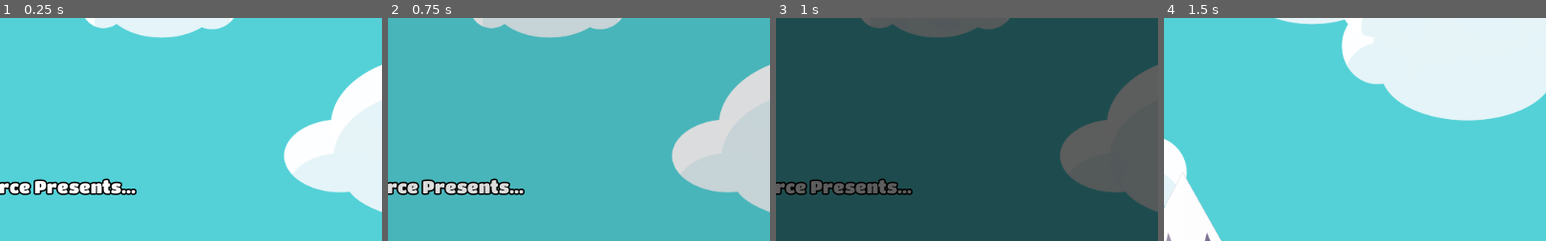
Above: before the commit, frames 1-4 (left to right).
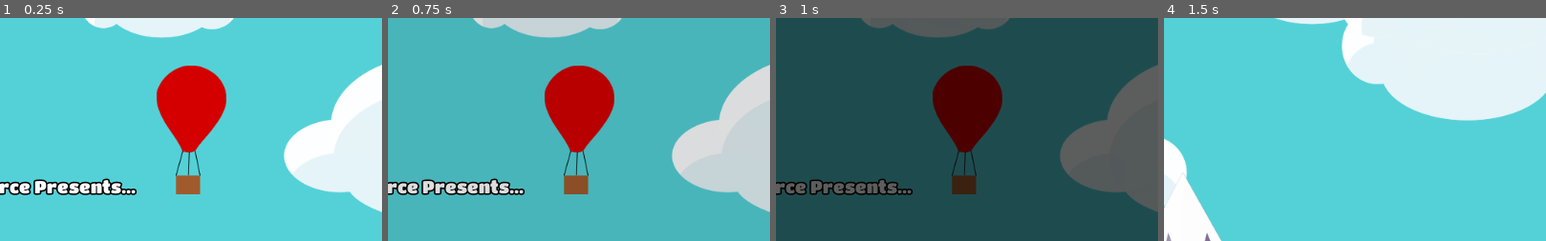
Above: after the commit, the same moments.

Repository: the-g-force/FamJam-October2020
Game: Godot game, scene res://src/SplashScreen.tscn
Two runs of this game, one before a commit and one after it. Both use one fixed random seed, a clock stepped at 60 frames per second and the inputs below.
Inputs (mouse positions are % of the whole screen's width and height, from its top left):
- Up to frame 1 (0.25 s): no input
- Up to frame 2 (0.75 s): tap Enter at 0.5 s; move the mouse to (72, 45) at 0.52 s; click (72, 45) at 0.67 s
- Up to frame 3 (1 s): no input
- Up to frame 4 (1.5 s): click (20, 35) at 1.27 s
The pictures show only the part of the screen within x 46-96%, y 12-62%; the shares and areas given below are measured in that part.

The runs differ from the first frame. In frame 1, 5.8% of the frame differs, in the area x 41-60%, y 21-80%; in frame 2, 5.8%; in frame 3, 5.7%; in frame 4, nothing differs.

Commit message:
Add balloon

Diff:
--- a/project/src/SplashScreen.tscn
+++ b/project/src/SplashScreen.tscn
@@ -1,7 +1,8 @@
-[gd_scene load_steps=8 format=2]
+[gd_scene load_steps=9 format=2]
 
 [ext_resource path="res://assets/fonts/ui_font.tres" type="DynamicFont" id=1]
 [ext_resource path="res://assets/fonts/NotoSans-Bold.ttf" type="DynamicFontData" id=2]
+[ext_resource path="res://assets/balloon.png" type="Texture" id=3]
 [ext_resource path="res://assets/clouds.png" type="Texture" id=4]
 [ext_resource path="res://src/SplashScreen.gd" type="Script" id=5]
 
@@ -95,6 +96,10 @@
 position = Vector2( -672.321, 196.068 )
 texture = ExtResource( 4 )
 
+[node name="balloon" type="Sprite" parent="."]
+position = Vector2( 730.217, 223.752 )
+texture = ExtResource( 3 )
+
 [node name="ColorRect" type="ColorRect" parent="."]
 modulate = Color( 1, 1, 1, 0 )
 anchor_right = 1.0
